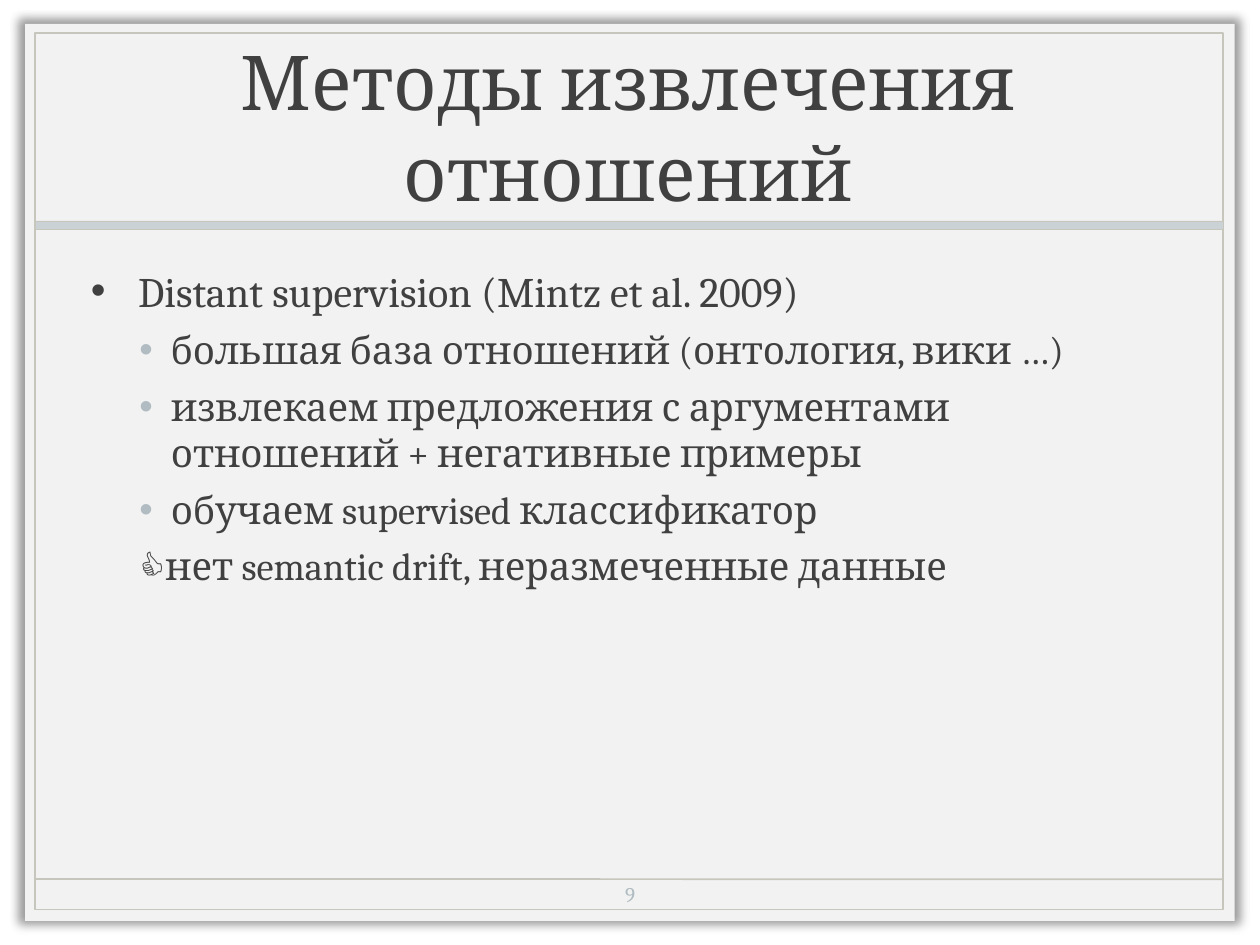
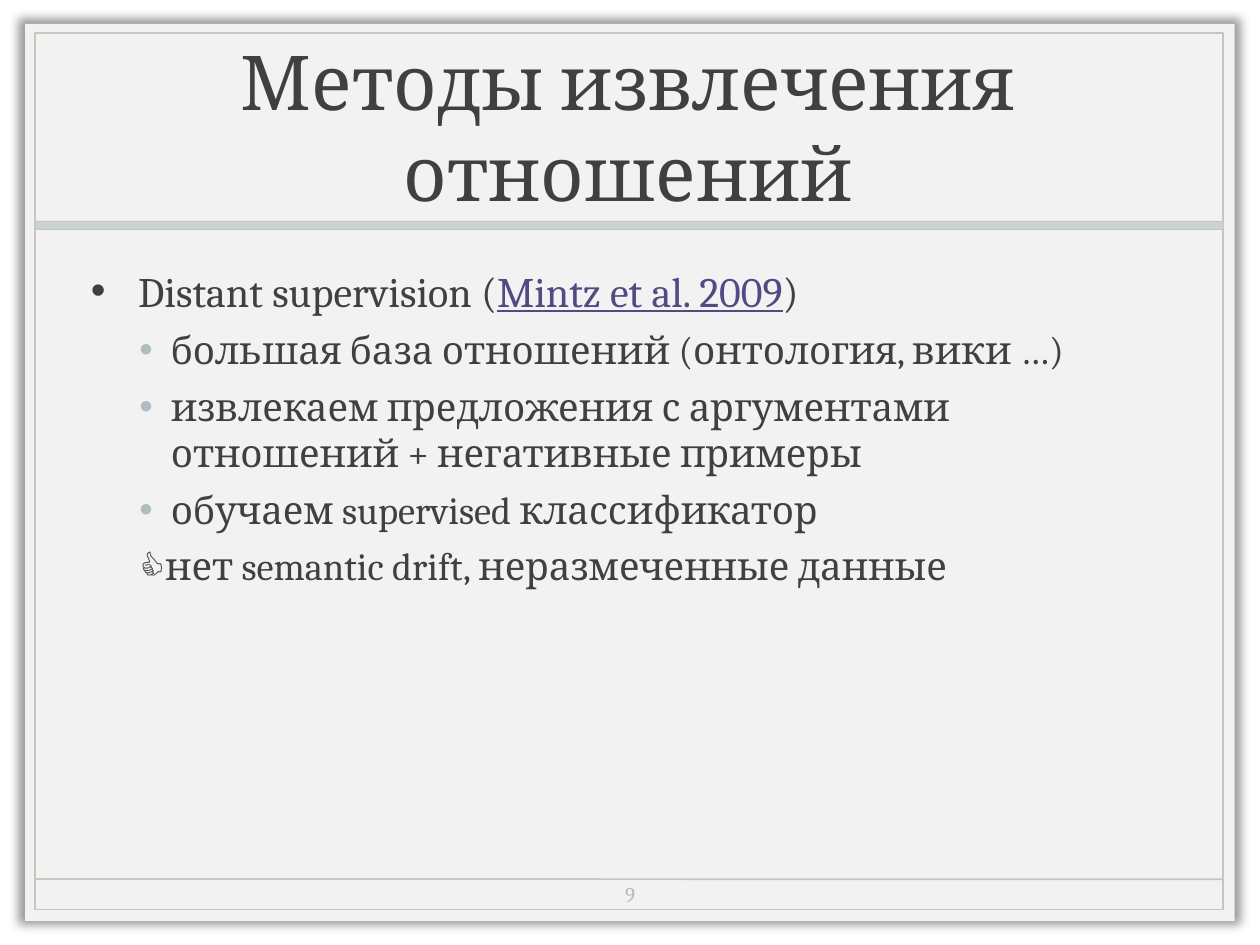
Before and after one commit to named-entity/hse-nlp, a slide deck: slide 10 of 4th_year/Slides/8_information-extraction.pptx. Drawn at 1260x945 pixels with LibreOffice and Linux fonts; fonts in the diff are those of the drawing; background and template pictures are left out. Boxes give left, top, right and bottom in pixels: in the first picture for what was removed or moved away, otherwise in the second. Text is boxed around its words. In the diff, an @@ line names an element or a change of style, - is before the commit and + after.

```diff
--- a/4th_year/Slides/8_information-extraction.pptx
+++ b/4th_year/Slides/8_information-extraction.pptx
@@ text at <box>138,277,798,316</box>: text colour #404040 to #524A82, underline on in "(Mintz et al. 2009)" @@
```
Also in this commit, not shown: 4 other slides changed, 6 slides added, 1 other file.
